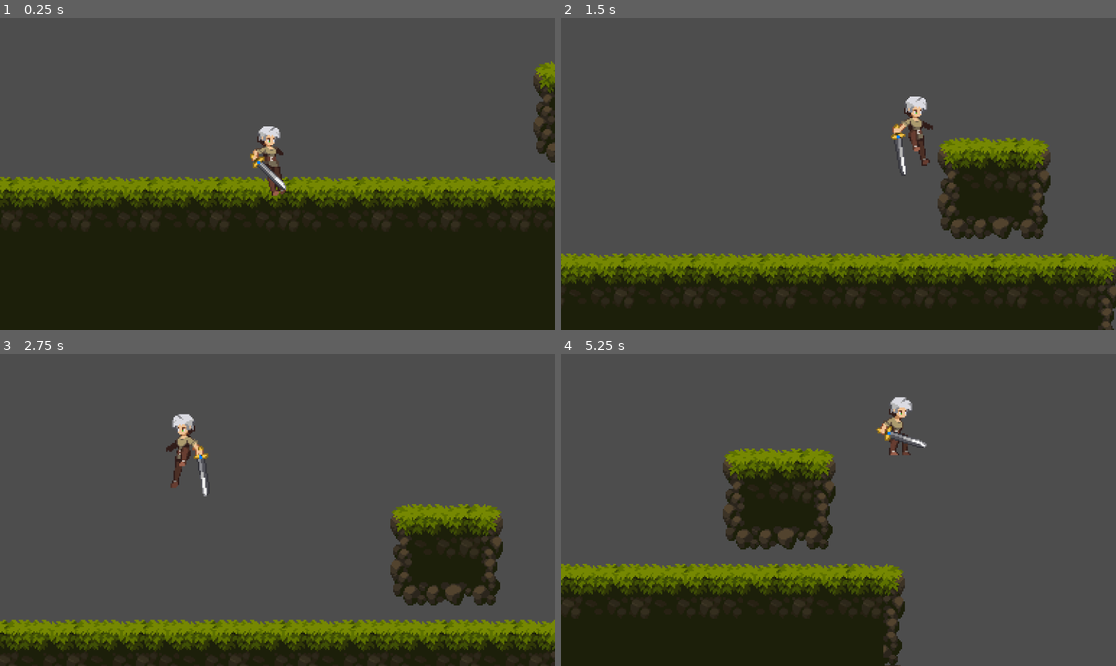
Above: before the commit, frames 1-4 (two rows, left to right).
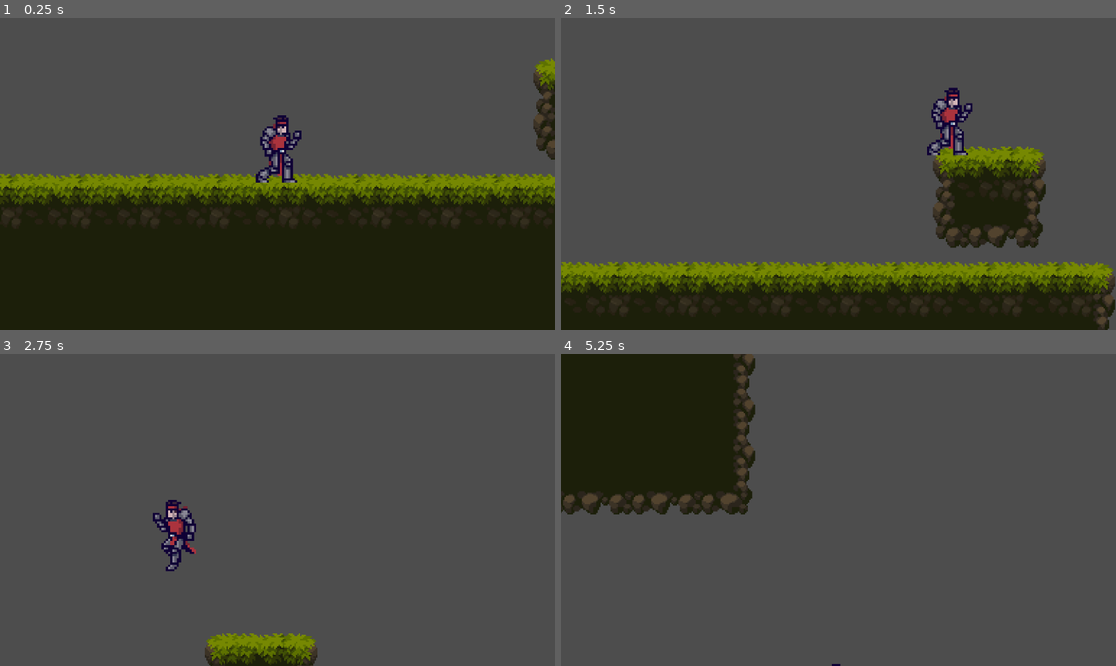
Above: after the commit, the same moments.

Repository: Runestone-Studios/RORDOTN
Game: Godot game, scene res://Levels/mechanics_level.tscn
Same seed, same stepped clock (60 frames per second), same inputs: the game is played once before the commit and once after it.
Inputs:
- Up to frame 1 (0.25 s): no input
- Up to frame 2 (1.5 s): hold D (right) from 0.53 s (still down); tap Space (jump) at 0.6, 0.77, 1.07, 1.35 s
- Up to frame 3 (2.75 s): tap Space (jump) at 1.52, 1.82, 2.1 s; release D (right) at 2.03 s; hold A (left) from 2.03 s (still down)
- Up to frame 4 (5.25 s): release A (left) at 2.78 s; hold D (right) 2.78-4.28 s; tap Space (jump) at 2.85, 3.02, 3.32, 3.6, 3.77, 4.07, 4.35, 4.52, 4.82, 5.1 s; hold A (left) 4.28-5.03 s; hold D (right) from 5.03 s (still down)

The runs differ from the first frame. In frame 1, 6.2% of the frame differs, in the area x 0-100%, y 12-61%; in frame 2, 13%; in frame 3, 21%; in frame 4, 42%, in the area x 0-66%, y 0-100%.

Commit message:
Adding My Own Player
A new Player, Sprite, and Scripts have been added. The camera was moved to the new player. A template Global Script was created. More work needed.

Diff:
--- /dev/null
+++ b/Characters/player.gd
@@ -0,0 +1,38 @@
+extends CharacterBody2D
+class_name PlayerController
+
+@export var speed : float = 200
+@export var jump_velocity : float = 300
+@export var double_jump_velocity : float = 200
+
+var falling : bool = false
+var double_jump : bool = true
+var direction = 0
+
+func _physics_process(delta: float) -> void:
+	# Add the gravity.
+	if not is_on_floor():
+		velocity += get_gravity() * delta
+		if velocity.y > 0:
+			falling = true
+	elif !double_jump:
+		double_jump = true
+		falling = false
+
+	# Handle jump.
+	if Input.is_action_just_pressed("jump"):
+		if is_on_floor():
+			velocity.y = -jump_velocity
+		elif double_jump:
+			velocity.y = -double_jump_velocity
+			double_jump = false
+
+	# Get the input direction and handle the movement/deceleration.
+	# As good practice, you should replace UI actions with custom gameplay actions.
+	direction = Input.get_axis("left", "right")
+	if direction:
+		velocity.x = direction * speed
+	else:
+		velocity.x = move_toward(velocity.x, 0, speed)
+
+	move_and_slide()
--- /dev/null
+++ b/Characters/player.tscn
@@ -0,0 +1,668 @@
+[gd_scene load_steps=21 format=3 uid="uid://4qwrwtivulkm"]
+
+[ext_resource type="Script" path="res://Characters/player.gd" id="1_5nv65"]
+[ext_resource type="Texture2D" uid="uid://bptof38wrbi1f" path="res://Characters/Player.png" id="1_jgsqn"]
+[ext_resource type="Script" path="res://Characters/player_animator.gd" id="2_5rnah"]
+
+[sub_resource type="Animation" id="Animation_10dh4"]
+length = 0.001
+tracks/0/type = "value"
+tracks/0/imported = false
+tracks/0/enabled = true
+tracks/0/path = NodePath("PlayerAnimator/Sprite2D:region_rect")
+tracks/0/interp = 1
+tracks/0/loop_wrap = true
+tracks/0/keys = {
+"times": PackedFloat32Array(0),
+"transitions": PackedFloat32Array(1),
+"update": 1,
+"values": [Rect2(0, 0, 48, 48)]
+}
+tracks/1/type = "value"
+tracks/1/imported = false
+tracks/1/enabled = true
+tracks/1/path = NodePath("CollisionShape2D:position")
+tracks/1/interp = 1
+tracks/1/loop_wrap = true
+tracks/1/keys = {
+"times": PackedFloat32Array(0),
+"transitions": PackedFloat32Array(1),
+"update": 1,
+"values": [Vector2(0, -15)]
+}
+tracks/2/type = "value"
+tracks/2/imported = false
+tracks/2/enabled = true
+tracks/2/path = NodePath("CollisionShape2D:shape:height")
+tracks/2/interp = 1
+tracks/2/loop_wrap = true
+tracks/2/keys = {
+"times": PackedFloat32Array(0),
+"transitions": PackedFloat32Array(1),
+"update": 1,
+"values": [30.0]
+}
+
+[sub_resource type="Animation" id="Animation_e2s35"]
+resource_name = "Walk"
+length = 0.5
+loop_mode = 1
+step = 0.125
+tracks/0/type = "value"
+tracks/0/imported = false
+tracks/0/enabled = true
+tracks/0/path = NodePath("PlayerAnimator/Sprite2D:region_rect")
+tracks/0/interp = 1
+tracks/0/loop_wrap = true
+tracks/0/keys = {
+"times": PackedFloat32Array(0, 0.125, 0.25, 0.375),
+"transitions": PackedFloat32Array(1, 1, 1, 1),
+"update": 1,
+"values": [Rect2(0, 0, 48, 48), Rect2(48, 0, 48, 48), Rect2(96, 0, 48, 48), Rect2(48, 0, 48, 48)]
+}
+tracks/1/type = "value"
+tracks/1/imported = false
+tracks/1/enabled = true
+tracks/1/path = NodePath("CollisionShape2D:shape:height")
+tracks/1/interp = 1
+tracks/1/loop_wrap = true
+tracks/1/keys = {
+"times": PackedFloat32Array(0),
+"transitions": PackedFloat32Array(1),
+"update": 1,
+"values": [30.0]
+}
+tracks/2/type = "value"
+tracks/2/imported = false
+tracks/2/enabled = true
+tracks/2/path = NodePath("CollisionShape2D:position")
+tracks/2/interp = 1
+tracks/2/loop_wrap = true
+tracks/2/keys = {
+"times": PackedFloat32Array(0),
+"transitions": PackedFloat32Array(1),
+"update": 1,
+"values": [Vector2(0, -15)]
+}
+
+[sub_resource type="Animation" id="Animation_nh7up"]
+resource_name = "Duck"
+length = 0.125
+step = 0.125
+tracks/0/type = "value"
+tracks/0/imported = false
+tracks/0/enabled = true
+tracks/0/path = NodePath("PlayerAnimator/Sprite2D:region_rect")
+tracks/0/interp = 1
+tracks/0/loop_wrap = true
+tracks/0/keys = {
+"times": PackedFloat32Array(0),
+"transitions": PackedFloat32Array(1),
+"update": 1,
+"values": [Rect2(0, 48, 48, 48)]
+}
+tracks/1/type = "value"
+tracks/1/imported = false
+tracks/1/enabled = true
+tracks/1/path = NodePath("CollisionShape2D:position")
+tracks/1/interp = 1
+tracks/1/loop_wrap = true
+tracks/1/keys = {
+"times": PackedFloat32Array(0),
+"transitions": PackedFloat32Array(1),
+"update": 1,
+"values": [Vector2(0, -11)]
+}
+tracks/2/type = "value"
+tracks/2/imported = false
+tracks/2/enabled = true
+tracks/2/path = NodePath("CollisionShape2D:shape:height")
+tracks/2/interp = 1
+tracks/2/loop_wrap = true
+tracks/2/keys = {
+"times": PackedFloat32Array(0),
+"transitions": PackedFloat32Array(1),
+"update": 1,
+"values": [22.0]
+}
+
+[sub_resource type="Animation" id="Animation_86gnx"]
+resource_name = "Attack_Standing"
+length = 0.75
+step = 0.125
+tracks/0/type = "value"
+tracks/0/imported = false
+tracks/0/enabled = true
+tracks/0/path = NodePath("PlayerAnimator/Sprite2D:region_rect")
+tracks/0/interp = 1
+tracks/0/loop_wrap = true
+tracks/0/keys = {
+"times": PackedFloat32Array(0, 0.125, 0.25),
+"transitions": PackedFloat32Array(1, 1, 1),
+"update": 1,
+"values": [Rect2(0, 144, 48, 48), Rect2(48, 144, 48, 48), Rect2(96, 144, 48, 48)]
+}
+tracks/1/type = "value"
+tracks/1/imported = false
+tracks/1/enabled = true
+tracks/1/path = NodePath("CollisionShape2D:position")
+tracks/1/interp = 1
+tracks/1/loop_wrap = true
+tracks/1/keys = {
+"times": PackedFloat32Array(0),
+"transitions": PackedFloat32Array(1),
+"update": 1,
+"values": [Vector2(0, -15)]
+}
+tracks/2/type = "value"
+tracks/2/imported = false
+tracks/2/enabled = true
+tracks/2/path = NodePath("CollisionShape2D:shape:height")
+tracks/2/interp = 1
+tracks/2/loop_wrap = true
+tracks/2/keys = {
+"times": PackedFloat32Array(0),
+"transitions": PackedFloat32Array(1),
+"update": 1,
+"values": [30.0]
+}
+
+[sub_resource type="Animation" id="Animation_df3kr"]
+resource_name = "Jump"
+length = 0.125
+step = 0.125
+tracks/0/type = "value"
+tracks/0/imported = false
+tracks/0/enabled = true
+tracks/0/path = NodePath("PlayerAnimator/Sprite2D:region_rect")
+tracks/0/interp = 1
+tracks/0/loop_wrap = true
+tracks/0/keys = {
+"times": PackedFloat32Array(0),
+"transitions": PackedFloat32Array(1),
+"update": 1,
+"values": [Rect2(0, 96, 48, 48)]
+}
+tracks/1/type = "value"
+tracks/1/imported = false
+tracks/1/enabled = true
+tracks/1/path = NodePath("CollisionShape2D:position")
+tracks/1/interp = 1
+tracks/1/loop_wrap = true
+tracks/1/keys = {
+"times": PackedFloat32Array(0),
+"transitions": PackedFloat32Array(1),
+"update": 1,
+"values": [Vector2(0, -15)]
+}
+tracks/2/type = "value"
+tracks/2/imported = false
+tracks/2/enabled = true
+tracks/2/path = NodePath("CollisionShape2D:shape:height")
+tracks/2/interp = 1
+tracks/2/loop_wrap = true
+tracks/2/keys = {
+"times": PackedFloat32Array(0),
+"transitions": PackedFloat32Array(1),
+"update": 1,
+"values": [30.0]
+}
+
+[sub_resource type="Animation" id="Animation_xnqhk"]
+resource_name = "Fall"
+length = 0.125
+step = 0.125
+tracks/0/type = "value"
+tracks/0/imported = false
+tracks/0/enabled = true
+tracks/0/path = NodePath("PlayerAnimator/Sprite2D:region_rect")
+tracks/0/interp = 1
+tracks/0/loop_wrap = true
+tracks/0/keys = {
+"times": PackedFloat32Array(0),
+"transitions": PackedFloat32Array(1),
+"update": 1,
+"values": [Rect2(48, 96, 48, 48)]
+}
+tracks/1/type = "value"
+tracks/1/imported = false
+tracks/1/enabled = true
+tracks/1/path = NodePath("CollisionShape2D:position")
+tracks/1/interp = 1
+tracks/1/loop_wrap = true
+tracks/1/keys = {
+"times": PackedFloat32Array(0),
+"transitions": PackedFloat32Array(1),
+"update": 1,
+"values": [Vector2(0, -15)]
+}
+tracks/2/type = "value"
+tracks/2/imported = false
+tracks/2/enabled = true
+tracks/2/path = NodePath("CollisionShape2D:shape:height")
+tracks/2/interp = 1
+tracks/2/loop_wrap = true
+tracks/2/keys = {
+"times": PackedFloat32Array(0),
+"transitions": PackedFloat32Array(1),
+"update": 1,
+"values": [30.0]
+}
+
+[sub_resource type="Animation" id="Animation_ux5hc"]
+resource_name = "Attack_Ducking"
+length = 0.75
+step = 0.125
+tracks/0/type = "value"
+tracks/0/imported = false
+tracks/0/enabled = true
+tracks/0/path = NodePath("PlayerAnimator/Sprite2D:region_rect")
+tracks/0/interp = 1
+tracks/0/loop_wrap = true
+tracks/0/keys = {
+"times": PackedFloat32Array(0, 0.125, 0.25),
+"transitions": PackedFloat32Array(1, 1, 1),
+"update": 1,
+"values": [Rect2(0, 192, 48, 48), Rect2(48, 192, 48, 48), Rect2(96, 192, 48, 48)]
+}
+tracks/1/type = "value"
+tracks/1/imported = false
+tracks/1/enabled = true
+tracks/1/path = NodePath("CollisionShape2D:position")
+tracks/1/interp = 1
+tracks/1/loop_wrap = true
+tracks/1/keys = {
+"times": PackedFloat32Array(0),
+"transitions": PackedFloat32Array(1),
+"update": 1,
+"values": [Vector2(0, -12)]
+}
+tracks/2/type = "value"
+tracks/2/imported = false
+tracks/2/enabled = true
+tracks/2/path = NodePath("CollisionShape2D:shape:height")
+tracks/2/interp = 1
+tracks/2/loop_wrap = true
+tracks/2/keys = {
+"times": PackedFloat32Array(0),
+"transitions": PackedFloat32Array(1),
+"update": 1,
+"values": [24.0]
+}
+
+[sub_resource type="Animation" id="Animation_518vf"]
+resource_name = "Attack_Jumping"
+length = 0.75
+step = 0.125
+tracks/0/type = "value"
+tracks/0/imported = false
+tracks/0/enabled = true
+tracks/0/path = NodePath("PlayerAnimator/Sprite2D:region_rect")
+tracks/0/interp = 1
+tracks/0/loop_wrap = true
+tracks/0/keys = {
+"times": PackedFloat32Array(0, 0.125, 0.25),
+"transitions": PackedFloat32Array(1, 1, 1),
+"update": 1,
+"values": [Rect2(0, 240, 48, 48), Rect2(48, 240, 48, 48), Rect2(96, 240, 48, 48)]
+}
+tracks/1/type = "value"
+tracks/1/imported = false
+tracks/1/enabled = true
+tracks/1/path = NodePath("CollisionShape2D:position")
+tracks/1/interp = 1
+tracks/1/loop_wrap = true
+tracks/1/keys = {
+"times": PackedFloat32Array(0),
+"transitions": PackedFloat32Array(1),
+"update": 1,
+"values": [Vector2(0, -15)]
+}
+tracks/2/type = "value"
+tracks/2/imported = false
+tracks/2/enabled = true
+tracks/2/path = NodePath("CollisionShape2D:shape:height")
+tracks/2/interp = 1
+tracks/2/loop_wrap = true
+tracks/2/keys = {
+"times": PackedFloat32Array(0),
+"transitions": PackedFloat32Array(1),
+"update": 1,
+"values": [30.0]
+}
+
+[sub_resource type="Animation" id="Animation_3hxxu"]
+resource_name = "Damage"
+length = 0.125
+step = 0.125
+tracks/0/type = "value"
+tracks/0/imported = false
+tracks/0/enabled = true
+tracks/0/path = NodePath("PlayerAnimator/Sprite2D:region_rect")
+tracks/0/interp = 1
+tracks/0/loop_wrap = true
+tracks/0/keys = {
+"times": PackedFloat32Array(0),
+"transitions": PackedFloat32Array(1),
+"update": 1,
+"values": [Rect2(0, 288, 48, 48)]
+}
+tracks/1/type = "value"
+tracks/1/imported = false
+tracks/1/enabled = true
+tracks/1/path = NodePath("CollisionShape2D:shape:height")
+tracks/1/interp = 1
+tracks/1/loop_wrap = true
+tracks/1/keys = {
+"times": PackedFloat32Array(0),
+"transitions": PackedFloat32Array(1),
+"update": 1,
+"values": [30.0]
+}
+tracks/2/type = "value"
+tracks/2/imported = false
+tracks/2/enabled = true
+tracks/2/path = NodePath("CollisionShape2D:position")
+tracks/2/interp = 1
+tracks/2/loop_wrap = true
+tracks/2/keys = {
+"times": PackedFloat32Array(0),
+"transitions": PackedFloat32Array(1),
+"update": 1,
+"values": [Vector2(0, -15)]
+}
+
+[sub_resource type="Animation" id="Animation_hb5r0"]
+resource_name = "Damage_Fall"
+length = 0.125
+loop_mode = 1
+step = 0.125
+tracks/0/type = "value"
+tracks/0/imported = false
+tracks/0/enabled = true
+tracks/0/path = NodePath("PlayerAnimator/Sprite2D:region_rect")
+tracks/0/interp = 1
+tracks/0/loop_wrap = true
+tracks/0/keys = {
+"times": PackedFloat32Array(0),
+"transitions": PackedFloat32Array(1),
+"update": 1,
+"values": [Rect2(48, 288, 48, 48)]
+}
+tracks/1/type = "value"
+tracks/1/imported = false
+tracks/1/enabled = true
+tracks/1/path = NodePath("CollisionShape2D:shape:height")
+tracks/1/interp = 1
+tracks/1/loop_wrap = true
+tracks/1/keys = {
+"times": PackedFloat32Array(0),
+"transitions": PackedFloat32Array(1),
+"update": 1,
+"values": [30.0]
+}
+tracks/2/type = "value"
+tracks/2/imported = false
+tracks/2/enabled = true
+tracks/2/path = NodePath("CollisionShape2D:position")
+tracks/2/interp = 1
+tracks/2/loop_wrap = true
+tracks/2/keys = {
+"times": PackedFloat32Array(0),
+"transitions": PackedFloat32Array(1),
+"update": 1,
+"values": [Vector2(0, -15)]
+}
+
+[sub_resource type="Animation" id="Animation_qg8ss"]
+resource_name = "Damage_Land"
+length = 0.5
+step = 0.125
+tracks/0/type = "value"
+tracks/0/imported = false
+tracks/0/enabled = true
+tracks/0/path = NodePath("PlayerAnimator/Sprite2D:region_rect")
+tracks/0/interp = 1
+tracks/0/loop_wrap = true
+tracks/0/keys = {
+"times": PackedFloat32Array(0),
+"transitions": PackedFloat32Array(1),
+"update": 1,
+"values": [Rect2(96, 288, 48, 48)]
+}
+tracks/1/type = "value"
+tracks/1/imported = false
+tracks/1/enabled = true
+tracks/1/path = NodePath("CollisionShape2D:shape:height")
+tracks/1/interp = 1
+tracks/1/loop_wrap = true
+tracks/1/keys = {
+"times": PackedFloat32Array(0),
+"transitions": PackedFloat32Array(1),
+"update": 1,
+"values": [30.0]
+}
+tracks/2/type = "value"
+tracks/2/imported = false
+tracks/2/enabled = true
+tracks/2/path = NodePath("CollisionShape2D:position")
+tracks/2/interp = 1
+tracks/2/loop_wrap = true
+tracks/2/keys = {
+"times": PackedFloat32Array(0),
+"transitions": PackedFloat32Array(1),
+"update": 1,
+"values": [Vector2(0, -15)]
+}
+
+[sub_resource type="Animation" id="Animation_prn7o"]
+resource_name = "Death"
+step = 0.125
+tracks/0/type = "value"
+tracks/0/imported = false
+tracks/0/enabled = true
+tracks/0/path = NodePath("PlayerAnimator/Sprite2D:region_rect")
+tracks/0/interp = 1
+tracks/0/loop_wrap = true
+tracks/0/keys = {
+"times": PackedFloat32Array(0, 0.375),
+"transitions": PackedFloat32Array(1, 1),
+"update": 1,
+"values": [Rect2(0, 336, 48, 48), Rect2(48, 336, 48, 48)]
+}
+tracks/1/type = "value"
+tracks/1/imported = false
+tracks/1/enabled = true
+tracks/1/path = NodePath("CollisionShape2D:shape:height")
+tracks/1/interp = 1
+tracks/1/loop_wrap = true
+tracks/1/keys = {
+"times": PackedFloat32Array(0),
+"transitions": PackedFloat32Array(1),
+"update": 1,
+"values": [30.0]
+}
+tracks/2/type = "value"
+tracks/2/imported = false
+tracks/2/enabled = true
+tracks/2/path = NodePath("CollisionShape2D:position")
+tracks/2/interp = 1
+tracks/2/loop_wrap = true
+tracks/2/keys = {
+"times": PackedFloat32Array(0),
+"transitions": PackedFloat32Array(1),
+"update": 1,
+"values": [Vector2(0, -15)]
+}
+
+[sub_resource type="Animation" id="Animation_wts2q"]
+resource_name = "Idle_1"
+length = 0.125
+step = 0.125
+tracks/0/type = "value"
+tracks/0/imported = false
+tracks/0/enabled = true
+tracks/0/path = NodePath("PlayerAnimator/Sprite2D:region_rect")
+tracks/0/interp = 1
+tracks/0/loop_wrap = true
+tracks/0/keys = {
+"times": PackedFloat32Array(0),
+"transitions": PackedFloat32Array(1),
+"update": 1,
+"values": [Rect2(0, 0, 48, 48)]
+}
+tracks/1/type = "value"
+tracks/1/imported = false
+tracks/1/enabled = true
+tracks/1/path = NodePath("CollisionShape2D:position")
+tracks/1/interp = 1
+tracks/1/loop_wrap = true
+tracks/1/keys = {
+"times": PackedFloat32Array(0),
+"transitions": PackedFloat32Array(1),
+"update": 1,
+"values": [Vector2(0, -15)]
+}
+tracks/2/type = "value"
+tracks/2/imported = false
+tracks/2/enabled = true
+tracks/2/path = NodePath("CollisionShape2D:shape:height")
+tracks/2/interp = 1
+tracks/2/loop_wrap = true
+tracks/2/keys = {
+"times": PackedFloat32Array(0),
+"transitions": PackedFloat32Array(1),
+"update": 1,
+"values": [30.0]
+}
+
+[sub_resource type="Animation" id="Animation_hwtjj"]
+resource_name = "Idle_2"
+length = 0.125
+step = 0.125
+tracks/0/type = "value"
+tracks/0/imported = false
+tracks/0/enabled = true
+tracks/0/path = NodePath("PlayerAnimator/Sprite2D:region_rect")
+tracks/0/interp = 1
+tracks/0/loop_wrap = true
+tracks/0/keys = {
+"times": PackedFloat32Array(0),
+"transitions": PackedFloat32Array(1),
+"update": 1,
+"values": [Rect2(0, 384, 48, 48)]
+}
+tracks/1/type = "value"
+tracks/1/imported = false
+tracks/1/enabled = true
+tracks/1/path = NodePath("CollisionShape2D:position")
+tracks/1/interp = 1
+tracks/1/loop_wrap = true
+tracks/1/keys = {
+"times": PackedFloat32Array(0),
+"transitions": PackedFloat32Array(1),
+"update": 1,
+"values": [Vector2(0, -15)]
+}
+tracks/2/type = "value"
+tracks/2/imported = false
+tracks/2/enabled = true
+tracks/2/path = NodePath("CollisionShape2D:shape:height")
+tracks/2/interp = 1
+tracks/2/loop_wrap = true
+tracks/2/keys = {
+"times": PackedFloat32Array(0),
+"transitions": PackedFloat32Array(1),
+"update": 1,
+"values": [30.0]
+}
+
+[sub_resource type="Animation" id="Animation_y2jwc"]
+resource_name = "Idle_3"
+length = 0.125
+loop_mode = 1
+step = 0.125
+tracks/0/type = "value"
+tracks/0/imported = false
+tracks/0/enabled = true
+tracks/0/path = NodePath("PlayerAnimator/Sprite2D:region_rect")
+tracks/0/interp = 1
+tracks/0/loop_wrap = true
+tracks/0/keys = {
+"times": PackedFloat32Array(0),
+"transitions": PackedFloat32Array(1),
+"update": 1,
+"values": [Rect2(48, 384, 48, 48)]
+}
+tracks/1/type = "value"
+tracks/1/imported = false
+tracks/1/enabled = true
+tracks/1/path = NodePath("CollisionShape2D:position")
+tracks/1/interp = 1
+tracks/1/loop_wrap = true
+tracks/1/keys = {
+"times": PackedFloat32Array(0),
+"transitions": PackedFloat32Array(1),
+"update": 1,
+"values": [Vector2(0, -15)]
+}
+tracks/2/type = "value"
+tracks/2/imported = false
+tracks/2/enabled = true
+tracks/2/path = NodePath("CollisionShape2D:shape:height")
+tracks/2/interp = 1
+tracks/2/loop_wrap = true
+tracks/2/keys = {
+"times": PackedFloat32Array(0),
+"transitions": PackedFloat32Array(1),
+"update": 1,
+"values": [30.0]
+}
+
+[sub_resource type="AnimationLibrary" id="AnimationLibrary_t6160"]
+_data = {
+"Attack_Ducking": SubResource("Animation_ux5hc"),
+"Attack_Jumping": SubResource("Animation_518vf"),
+"Attack_Standing": SubResource("Animation_86gnx"),
+"Damage": SubResource("Animation_3hxxu"),
+"Damage_Fall": SubResource("Animation_hb5r0"),
+"Damage_Land": SubResource("Animation_qg8ss"),
+"Death": SubResource("Animation_prn7o"),
+"Duck": SubResource("Animation_nh7up"),
+"Fall": SubResource("Animation_xnqhk"),
+"Idle_1": SubResource("Animation_wts2q"),
+"Idle_2": SubResource("Animation_hwtjj"),
+"Idle_3": SubResource("Animation_y2jwc"),
+"Jump": SubResource("Animation_df3kr"),
+"RESET": SubResource("Animation_10dh4"),
+"Walk": SubResource("Animation_e2s35")
+}
+
+[sub_resource type="CapsuleShape2D" id="CapsuleShape2D_cx32i"]
+radius = 8.0
+
+[node name="Player" type="CharacterBody2D"]
+script = ExtResource("1_5nv65")
+
+[node name="PlayerAnimator" type="Node2D" parent="." node_paths=PackedStringArray("player_controller", "animation_player", "sprite")]
+script = ExtResource("2_5rnah")
+player_controller = NodePath("..")
+animation_player = NodePath("AnimationPlayer")
+sprite = NodePath("Sprite2D")
+
+[node name="AnimationPlayer" type="AnimationPlayer" parent="PlayerAnimator"]
+root_node = NodePath("../..")
+libraries = {
+"": SubResource("AnimationLibrary_t6160")
+}
+autoplay = "Idle_1"
+
+[node name="Sprite2D" type="Sprite2D" parent="PlayerAnimator"]
+position = Vector2(0, -16)
+texture = ExtResource("1_jgsqn")
+region_enabled = true
+region_rect = Rect2(0, 0, 48, 48)
+
+[node name="CollisionShape2D" type="CollisionShape2D" parent="."]
+position = Vector2(0, -15)
+shape = SubResource("CapsuleShape2D_cx32i")
--- /dev/null
+++ b/Characters/player_animator.gd
@@ -0,0 +1,35 @@
+extends Node2D
+
+@export var player_controller : PlayerController
+@export var animation_player : AnimationPlayer
+@export var sprite : Sprite2D
+
+var idle_timer : float = 3.0
+var current_idle : float = 0.0
+var final_pose : bool = false
+
+func _process(delta):
+	if player_controller.direction == 1:
+		sprite.flip_h = false
+	elif player_controller.direction == -1:
+		sprite.flip_h = true
+
+	if abs(player_controller.velocity.x) > 0:
+		current_idle = 0.0
+		animation_player.play("Walk")
+	else:
+		if current_idle < idle_timer:
+			animation_player.play("Idle_1")
+			current_idle += delta
+		elif current_idle < idle_timer+0.125:
+			animation_player.play("Idle_2")
+			current_idle += delta
+		else:
+			animation_player.play("Idle_3")
+
+	if player_controller.velocity.y != 0:
+		current_idle = 0.0
+		if player_controller.velocity.y < 0:
+			animation_player.play("Jump")
+		elif player_controller.velocity.y > 0:
+			animation_player.play("Fall")
--- a/Levels/mechanics_level.tscn
+++ b/Levels/mechanics_level.tscn
@@ -1,7 +1,8 @@
-[gd_scene load_steps=5 format=4 uid="uid://8b467piqkart"]
+[gd_scene load_steps=6 format=4 uid="uid://8b467piqkart"]
 
 [ext_resource type="Texture2D" uid="uid://dunnvfvja8cmy" path="res://Art/Legacy-Fantasy - High Forest 2.3/Assets/Tiles.png" id="1_hvsa8"]
 [ext_resource type="PackedScene" uid="uid://x4nn83t5xq0e" path="res://Characters/player_character.tscn" id="2_awd3s"]
+[ext_resource type="PackedScene" uid="uid://4qwrwtivulkm" path="res://Characters/player.tscn" id="3_cgv7y"]
 
 [sub_resource type="TileSetAtlasSource" id="TileSetAtlasSource_jvyg8"]
 texture = ExtResource("1_hvsa8")
@@ -502,15 +503,22 @@
 tile_set = SubResource("TileSet_k07s3")
 
 [node name="PlayerCharacter" parent="." instance=ExtResource("2_awd3s")]
+visible = false
 position = Vector2(16, 31)
 jump_velocity = 300.0
 double_jump_velocity = 200.0
 
-[node name="RemoteTransform2D" type="RemoteTransform2D" parent="PlayerCharacter"]
+[node name="Player" parent="." instance=ExtResource("3_cgv7y")]
+position = Vector2(16, 63)
+scale = Vector2(1.5, 1.5)
+
+[node name="RemoteTransform2D" type="RemoteTransform2D" parent="Player"]
+position = Vector2(0, -20)
 remote_path = NodePath("../../Camera2D")
 
 [node name="Camera2D" type="Camera2D" parent="."]
-position = Vector2(16, 31)
+position = Vector2(16, 33)
+scale = Vector2(1.5, 1.5)
 offset = Vector2(0, 25)
 zoom = Vector2(0.75, 0.75)
 process_callback = 0
--- /dev/null
+++ b/global.gd
@@ -0,0 +1,3 @@
+extends Node
+
+@export var example : float = 100.0
--- a/project.godot
+++ b/project.godot
@@ -15,6 +15,10 @@
 config/features=PackedStringArray("4.3", "GL Compatibility")
 config/icon="res://icon.svg"
 
+[autoload]
+
+Global="*res://global.gd"
+
 [display]
 
 window/stretch/scale=4.0
@@ -24,21 +28,25 @@
 up={
 "deadzone": 0.5,
 "events": [Object(InputEventKey,"resource_local_to_scene":false,"resource_name":"","device":-1,"window_id":0,"alt_press …(192 unchanged characters)…
+, Object(InputEventKey,"resource_local_to_scene":false,"resource_name":"","device":-1,"window_id":0,"alt_pressed":false,"shift_pressed":false,"ctrl_pressed":false,"meta_pressed":false,"pressed":false,"keycode":0,"physical_keycode":4194320,"key_label":0,"unicode":0,"location":0,"echo":false,"script":null)
 ]
 }
 down={
 "deadzone": 0.5,
 "events": [Object(InputEventKey,"resource_local_to_scene":false,"resource_name":"","device":-1,"window_id":0,"alt_press …(192 unchanged characters)…
+, Object(InputEventKey,"resource_local_to_scene":false,"resource_name":"","device":-1,"window_id":0,"alt_pressed":false,"shift_pressed":false,"ctrl_pressed":false,"meta_pressed":false,"pressed":false,"keycode":0,"physical_keycode":4194322,"key_label":0,"unicode":0,"location":0,"echo":false,"script":null)
 ]
 }
 left={
 "deadzone": 0.5,
 "events": [Object(InputEventKey,"resource_local_to_scene":false,"resource_name":"","device":-1,"window_id":0,"alt_press …(191 unchanged characters)…
+, Object(InputEventKey,"resource_local_to_scene":false,"resource_name":"","device":-1,"window_id":0,"alt_pressed":false,"shift_pressed":false,"ctrl_pressed":false,"meta_pressed":false,"pressed":false,"keycode":0,"physical_keycode":4194319,"key_label":0,"unicode":0,"location":0,"echo":false,"script":null)
 ]
 }
 right={
 "deadzone": 0.5,
 "events": [Object(InputEventKey,"resource_local_to_scene":false,"resource_name":"","device":-1,"window_id":0,"alt_press …(192 unchanged characters)…
+, Object(InputEventKey,"resource_local_to_scene":false,"resource_name":"","device":-1,"window_id":0,"alt_pressed":false,"shift_pressed":false,"ctrl_pressed":false,"meta_pressed":false,"pressed":false,"keycode":0,"physical_keycode":4194321,"key_label":0,"unicode":0,"location":0,"echo":false,"script":null)
 ]
 }
 jump={
Binary file added: Characters/Player.png
Not shown, added: Characters/Player.png.import
